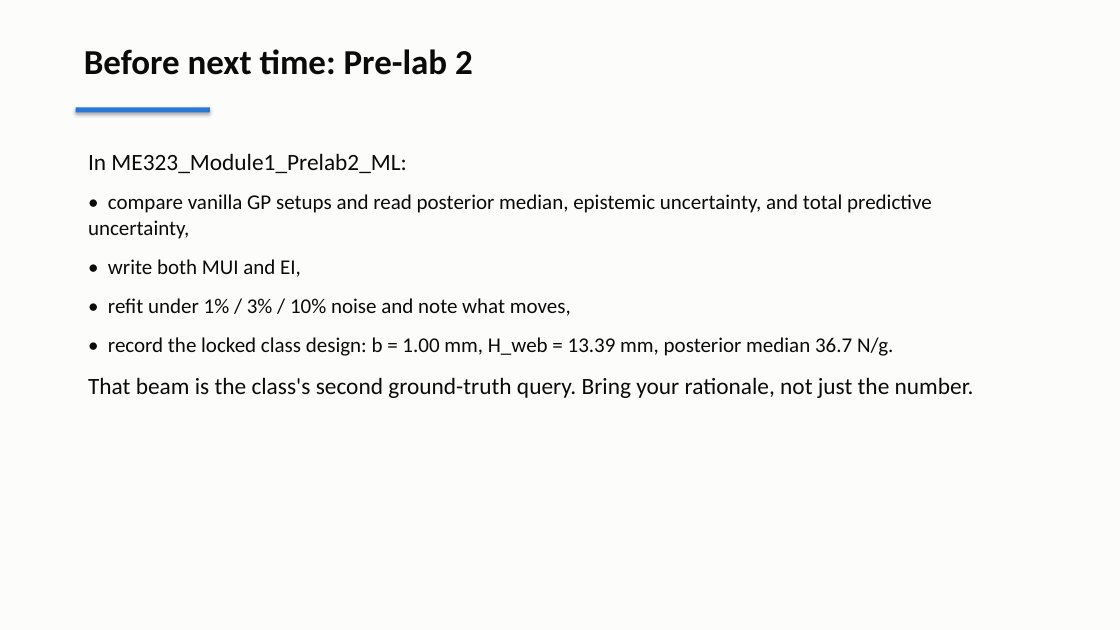
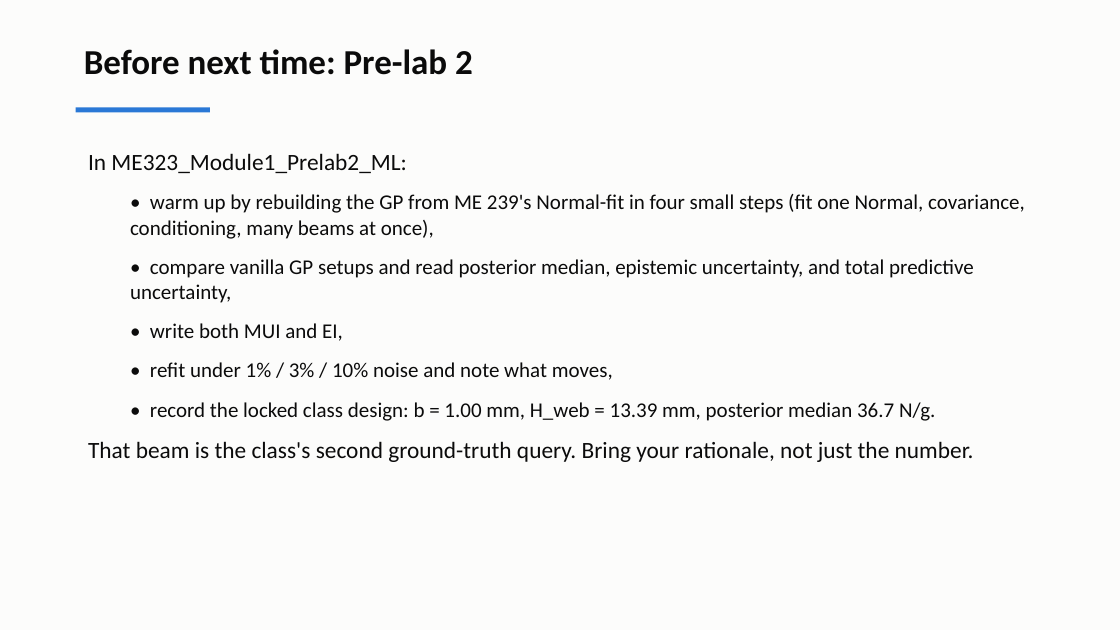
Before and after one commit to andrewvoss8-boop/core-me-data-science-activities-public, a slide deck: slide 22 of me323/Module1_drafts/ME323_Module1_Lecture2.pptx. Drawn at 1120x630 pixels with LibreOffice and Linux fonts; fonts in the diff are those of the drawing. Boxes give left, top, right and bottom in pixels: in the first picture for what was removed or moved away, otherwise in the second. Text is boxed around its words. In the diff, an @@ line names an element or a change of style, - is before the commit and + after.

```diff
--- a/me323/Module1_drafts/ME323_Module1_Lecture2.pptx
+++ b/me323/Module1_drafts/ME323_Module1_Lecture2.pptx
@@ rectangle at (76,108,210,113): shadow off @@
@@ text at (130,194,1025,239): paragraph added @@
+  • warm up by rebuilding the GP from ME 239's Normal-fit in four small steps (fit one Normal, covariance, conditioning, many beams at once),
@@ text at (130,259,974,421): list level 1 to 2 in "• compare vanilla GP setups ..."; list level 1 to 2 in "• write both MUI and ..."; list level 1 to 2 in "• refit under 1% / ..."; list level 1 to 2 in "• record the locked class ..." @@
```
Also in this commit, not shown: 21 other slides changed, 11 other files.
